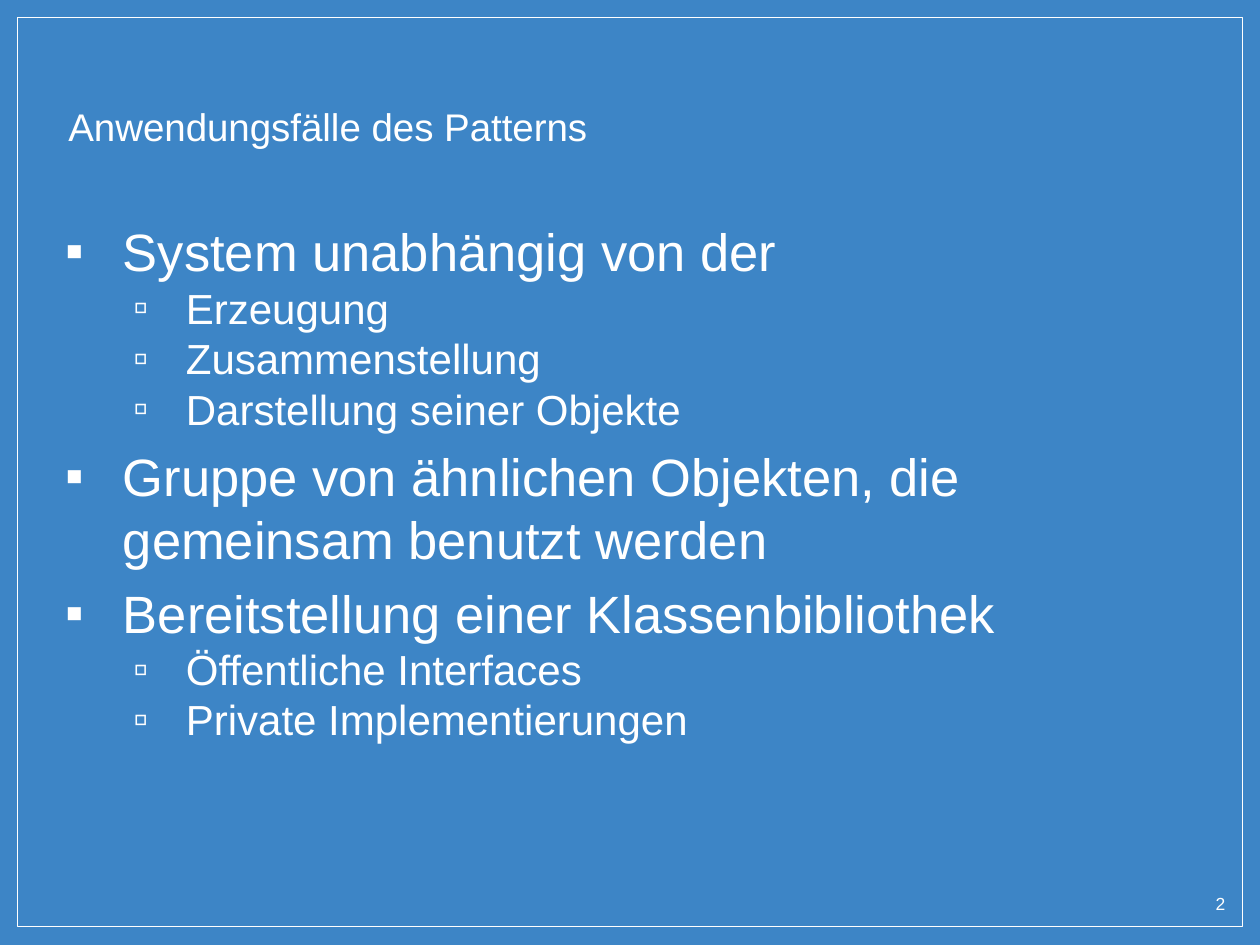
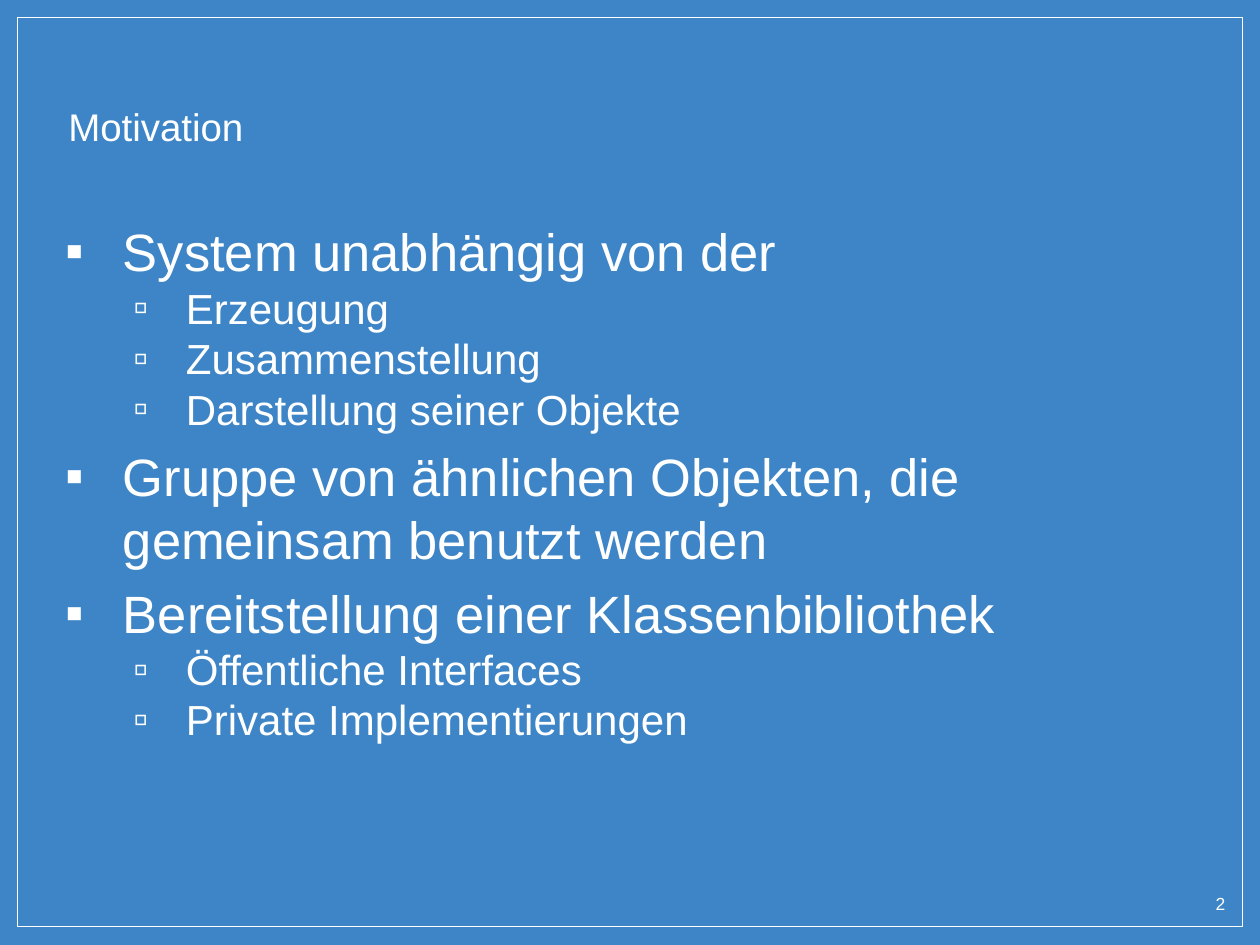
Before and after one commit to SimonPrimetzhofer/AbstractFactory-Pattern, a slide deck: slide 2 of Presentation/Abstract_Factory.pptx. Drawn at 1260x945 pixels with LibreOffice and Linux fonts; fonts in the diff are those of the drawing; background and template pictures are left out. Boxes give left, top, right and bottom in pixels: in the first picture for what was removed or moved away, otherwise in the second. Text is boxed around its words. In the diff, an @@ line names an element or a change of style, - is before the commit and + after.

Commit message:
Presentation

```diff
--- a/Presentation/Abstract_Factory.pptx
+++ b/Presentation/Abstract_Factory.pptx
@@ title at (68,113,243,142): text changed @@
-Anwendungsfälle des Patterns
+Motivation
```
Also in this commit, not shown: 1 other slide changed, 2 slides removed.
